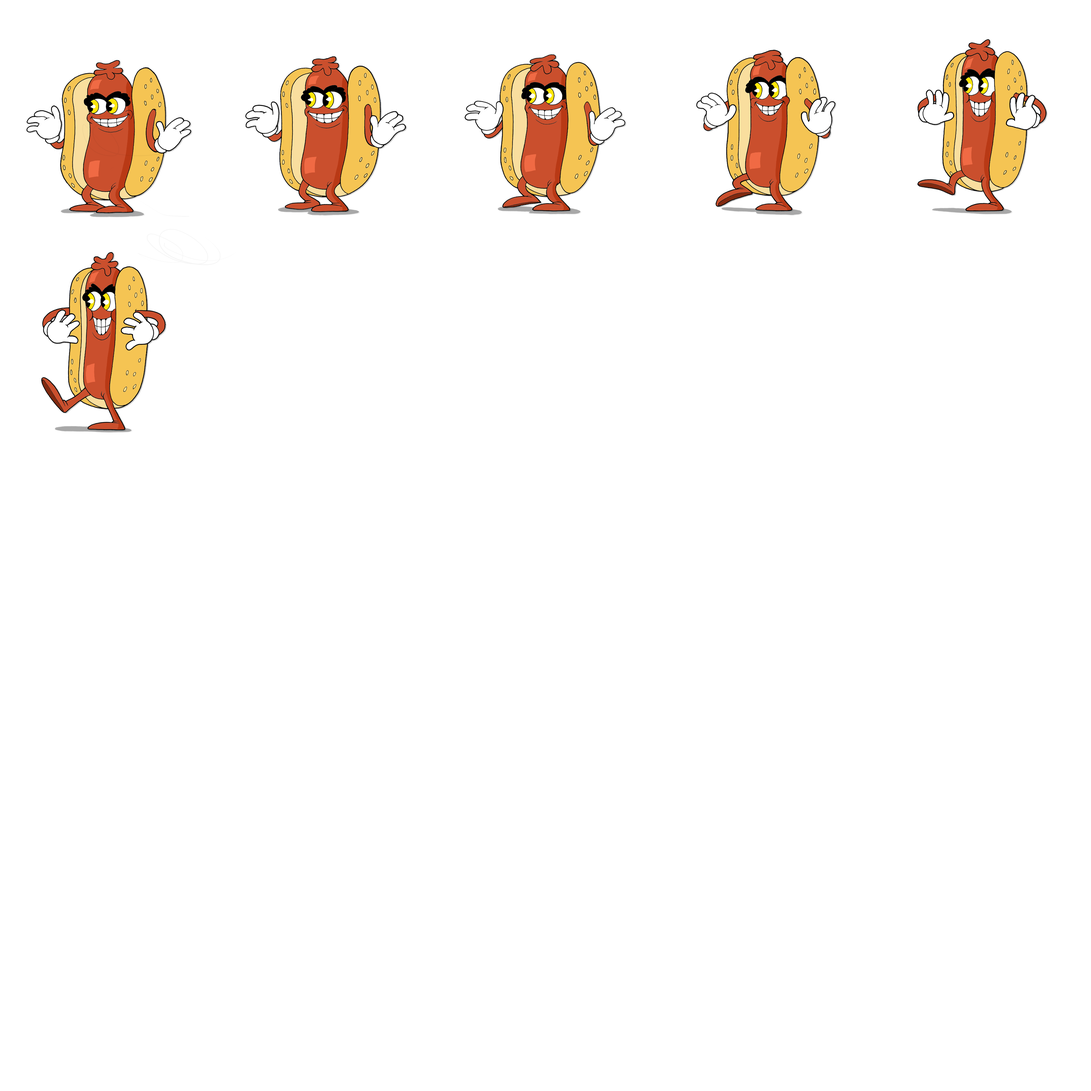
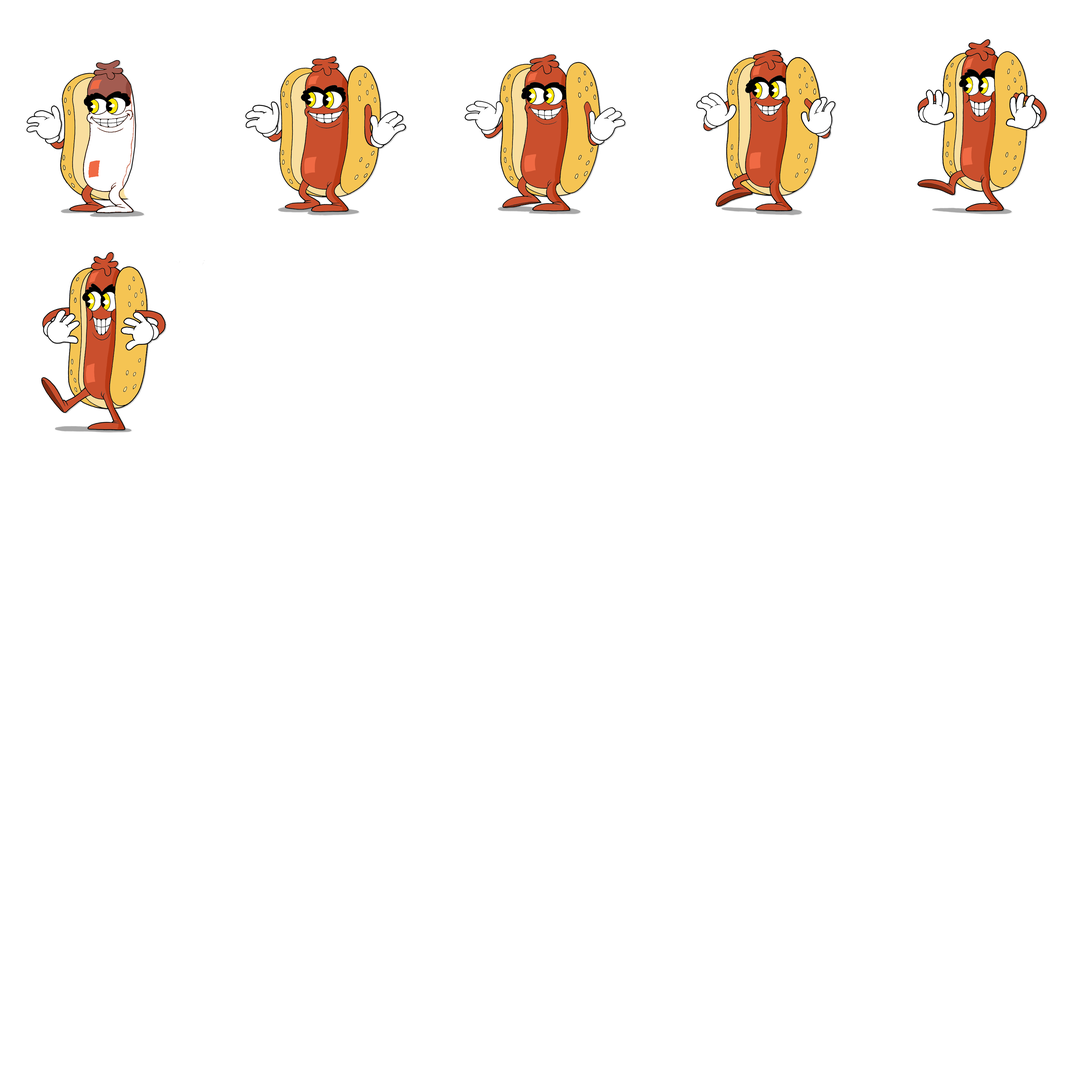
Before/after of a w=1091, h=1091 layered artwork. What changed in the layer stack:
"Paint Layer 2": opacity 4% → 100%, painted on it over [61, 61, 235, 266]
painted on "Paint Layer 1" over [61, 61, 235, 266]
